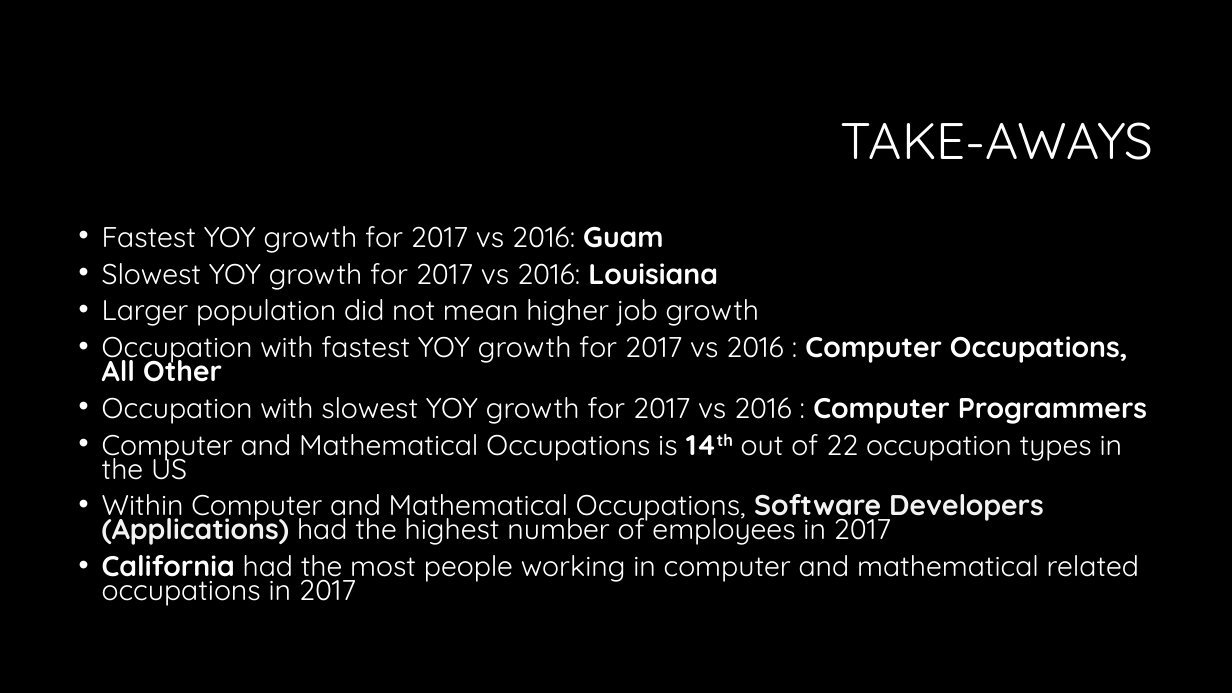
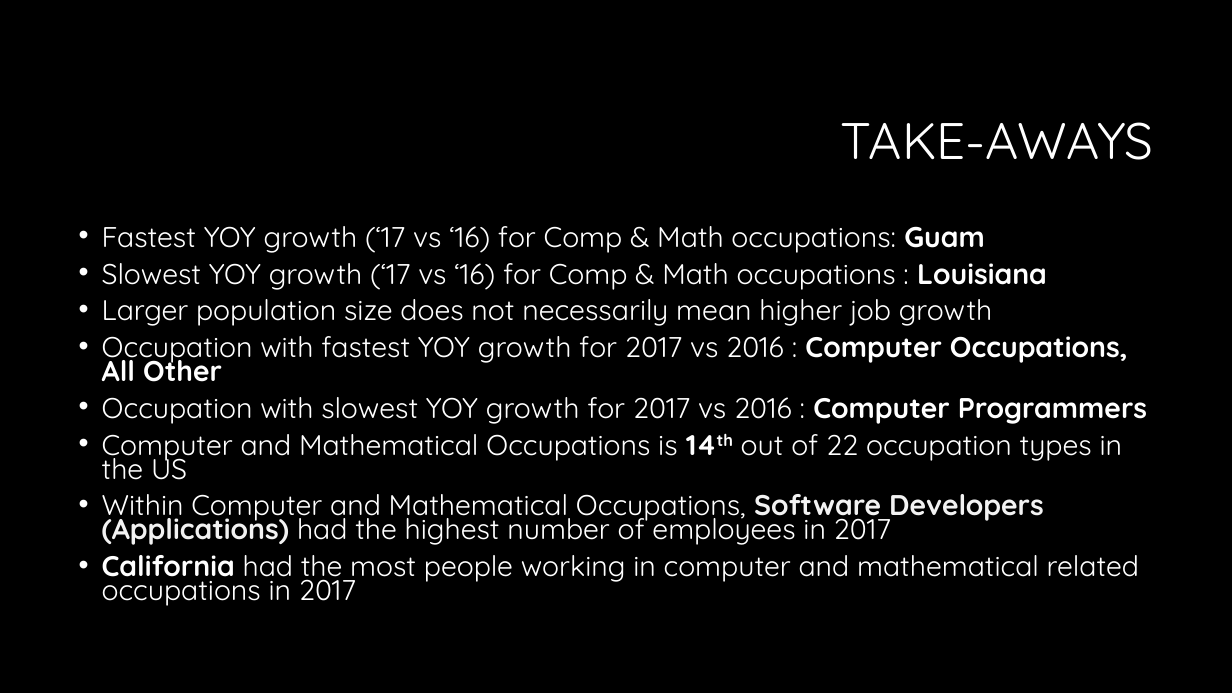
Before and after one commit to WCW789/Project1, a slide deck: slide 13 of Group_5_Presentation.pptx. Drawn at 1232x693 pixels with LibreOffice and Linux fonts; fonts in the diff are those of the drawing; background and template pictures are left out. Boxes give left, top, right and bottom in pixels: in the first picture for what was removed or moved away, otherwise in the second. Text is boxed around its words. In the diff, an @@ line names an element or a change of style, - is before the commit and + after.

```diff
--- a/Group_5_Presentation.pptx
+++ b/Group_5_Presentation.pptx
@@ text at (102,226,1047,326): text changed @@
-• Fastest YOY growth for 2017 vs 2016: Guam
-• Slowest YOY growth for 2017 vs 2016: Louisiana
-• Larger population did not mean higher job growth
+• Fastest YOY growth (‘17 vs ‘16) for Comp & Math occupations: Guam
+• Slowest YOY growth (‘17 vs ‘16) for Comp & Math occupations : Louisiana
+• Larger population size does not necessarily mean higher job growth
```
Also in this commit, not shown: 7 other slides changed.
